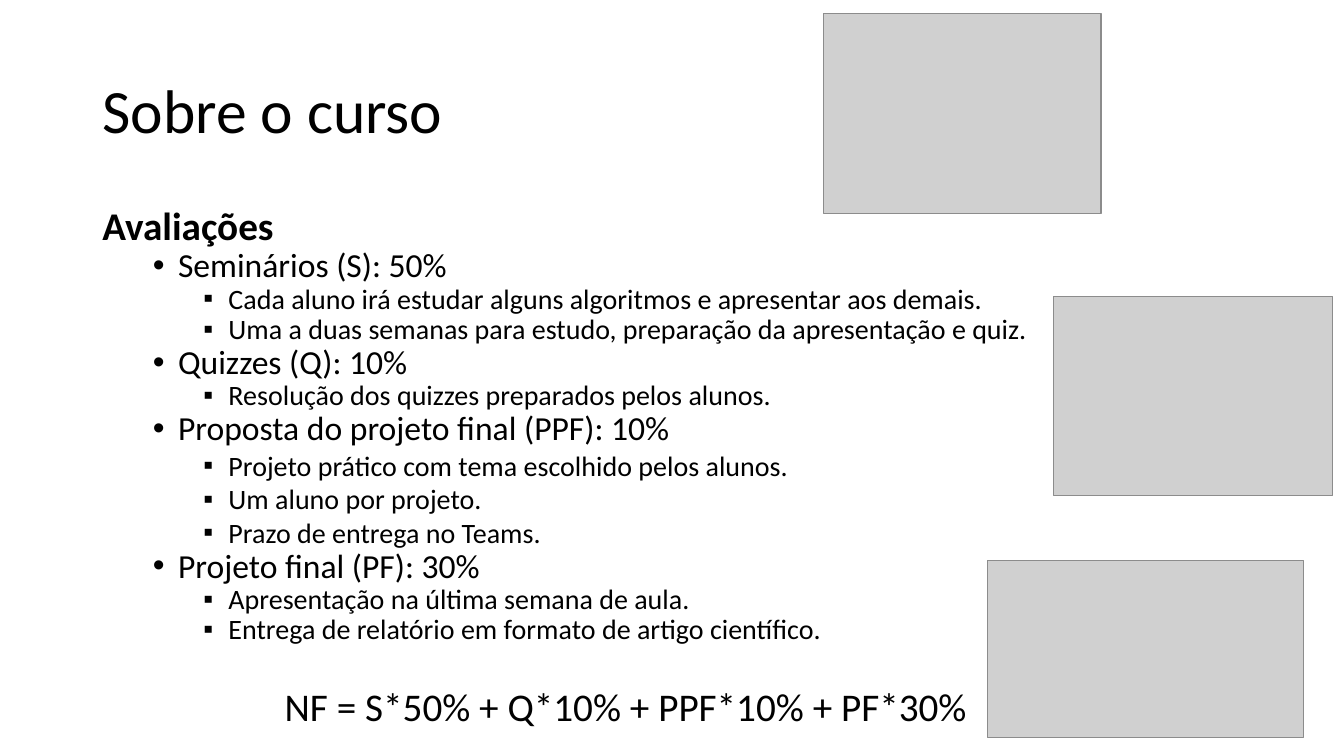
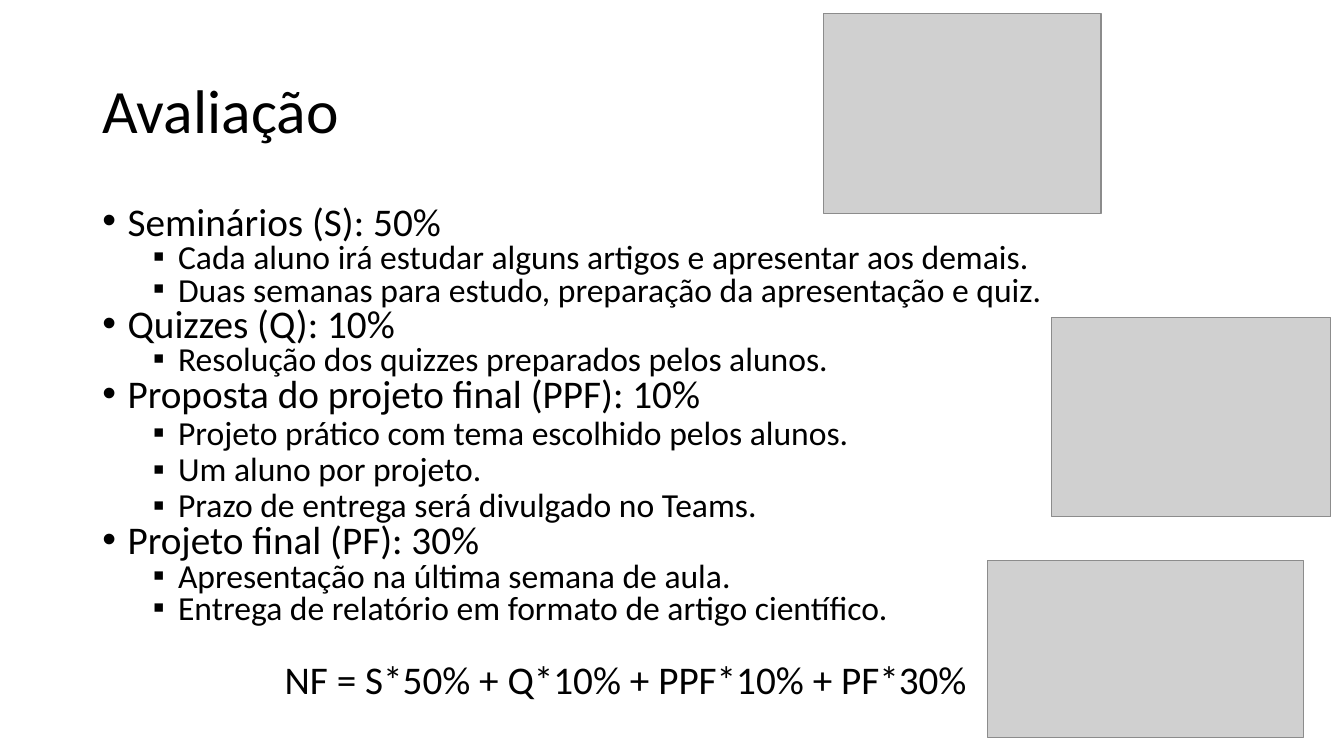
Before and after one commit to zz4fap/tp558-adv-ml, a slide deck: slide 7 of slides/TP558_1_Introdução_ao_curso.pptx (slide 6 before the commit). Drawn at 1344x756 pixels with LibreOffice and Linux fonts; fonts in the diff are those of the drawing; grey boxes stand for pictures. Boxes give left, top, right and bottom in pixels: in the first picture for what was removed or moved away, otherwise in the second. Text is boxed around its words. In the diff, an @@ line names an element or a change of style, - is before the commit and + after.

```diff
--- a/slides/TP558_1_Introdução_ao_curso.pptx
+++ b/slides/TP558_1_Introdução_ao_curso.pptx
@@ title at (102,90,338,144): text changed @@
-Sobre o curso
+Avaliação
@@ text at (128,207,966,700): size 24 to 28 pt in "Seminários (S): 50%", "Quizzes (Q): 10%", "Proposta do projeto final (PPF): 10%", "Projeto final (PF): 30%"; size 20 to 24 pt in "Resolução dos quizzes preparados pelos alunos.", "Projeto prático com tema escolhido pelos alunos.", "Um aluno por projeto.", "Apresentação na última semana de aula." and 1 more places; list level 2 to 1 in "Seminários (S): 50%"; line spacing 0.9 to 0.8; list level 2 to 1 in "Quizzes (Q): 10%"; list level 3 to 2 in "Resolução dos quizzes preparados pelos ..."; list level 2 to 1 in "Proposta do projeto final (PPF): ..."; list level 3 to 2 in "Projeto prático com tema escolhido ..."; line spacing 1 to 0.9; list level 3 to 2 in "Um aluno por projeto."; list level 2 to 1 in "Projeto final (PF): 30%"; list level 3 to 2 in "Apresentação na última semana de ..."; list level 3 to 2 in "Entrega de relatório em formato ..." @@
@@ text at (102,212,273,247): paragraph removed @@
-Avaliações
@@ text at (178,245,1041,310): text changed; size 20 to 24 pt @@
-    ▪ Cada aluno irá estudar alguns algoritmos e apresentar aos demais.
-    ▪ Uma a duas semanas para estudo, preparação da apresentação e quiz.
+  ▪ Cada aluno irá estudar alguns artigos e apresentar aos demais.
+  ▪ Duas semanas para estudo, preparação da apresentação e quiz.
@@ picture: place and size @@
-picture at (1054,296,1333,496)
+picture at (1052,318,1331,517)
@@ text at (178,493,757,526): text changed; size 20 to 24 pt @@
-    ▪ Prazo de entrega no Teams.
+  ▪ Prazo de entrega será divulgado no Teams.
```
Also in this commit, not shown: 7 other slides changed, 2 slides added, 1 other file.
